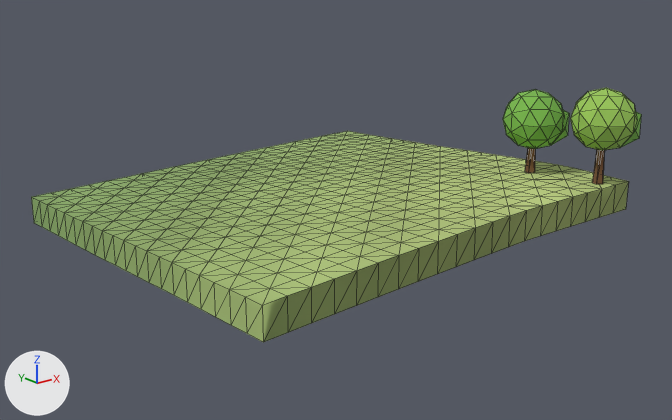
Renders of the glTF model client/public/models/chunks/-4_-4.glb from each side of a commit.
One viewpoint serves both versions: a camera (50 mm lens) standing at (-143.5, 54.8, 20.1) and looking at (-104.8, 103.2, 0.8). The lights are fixed; the arrows at lower left show +X, +Y and +Z. The first picture is the older version. Mesh edges are drawn as thin lines. Vertices at exactly the same position are counted once.

The scene before the commit, as lines of its bpy script (objects in view):
```python
me_scenery = bpy.data.meshes.new('scenery')
me_scenery.from_pydata(...)  # 132 vertices, 240 faces; spans x -95.18..-89.3, y 88.79..98.29, z 3.03..9.6
me_scenery.materials.append(mat_opaque_matte_vertex_colors)
# before: 0 (-93.0, 95.78, 6.05), 2 (-92.79, 95.93, 6.05), 4 (-92.87, 96.18, 6.05), 6 (-93.13, 96.18, 6.05), 8 (-93.21, 95.93, 6.05)
# before: 10 (-93.0, 96.0, 6.05)
# before: 66 (-92.0, 90.78, 6.61), 68 (-91.79, 90.93, 6.61), 70 (-91.87, 91.18, 6.61), 72 (-92.13, 91.18, 6.61), 74 (-92.21, 90.93, 6.61)
# before: 76 (-92.0, 91.0, 6.61)
me_terrain = bpy.data.meshes.new('terrain')
me_terrain.from_pydata(...)  # 521 vertices, 960 faces; spans x -120.0..-90.0, y 90.0..120.0, z -1.3..3.2
me_terrain.materials.append(mat_opaque_matte_vertex_colors)
ob_scenery = bpy.data.objects.new('scenery', me_scenery)
ob_scenery.location = (0.0, 0.0, 0.0)
ob_terrain = bpy.data.objects.new('terrain', me_terrain)
ob_terrain.location = (0.0, 0.0, 0.0)
```
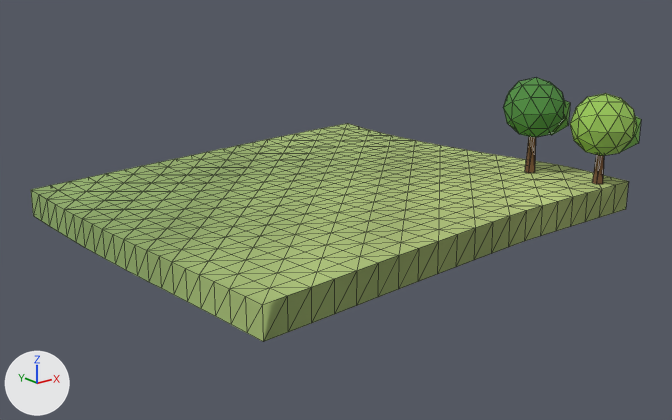
The change in detail:
me_terrain is used by ob_terrain; location (0.0, 0.0, 0.0).
me_terrain had 521 vertices, 960 faces and spanned x -120.0..-90.0, y 90.0..120.0, z -1.3..3.2.
me_terrain now has 521 vertices, 960 faces and spans x -120.0..-90.0, y 90.0..120.0, z -0.8..3.2.
me_terrain part 1: 231 of 521 vertices moved; they spanned x -120.0..-90.0, y 105.0..120.0, z -1.3..2.2 and now span x -120.0..-90.0, y 105.0..120.0, z -0.8..2.3; mean shift (0.0, 0.0, 0.3); largest move (-90.0, 120.0, 1.4) -> (-90.0, 120.0, 2.2).
me_scenery is used by ob_scenery; location (0.0, 0.0, 0.0).
me_scenery had 132 vertices, 240 faces and spanned x -95.18..-89.3, y 88.79..98.29, z 3.03..9.6.
me_scenery now has 132 vertices, 240 faces and spans x -95.18..-89.3, y 88.79..98.29, z 3.03..9.74.
me_scenery part 2: the loose piece of 42 vertices spanning x -95.18..-90.82, y 93.71..98.29, z 4.73..8.93 is moved by (0.0, 0.0, 0.81).
me_scenery part 3: the loose piece of 12 vertices spanning x -93.25..-90.35, y 93.98..97.02, z 5.07..7.71 is moved by (0.0, 0.0, 0.72).
me_scenery part 4: the loose piece of 42 vertices spanning x -94.27..-89.73, y 88.79..93.21, z 5.4..9.6 is moved by (0.0, 0.0, -0.36).
me_scenery part 5: the loose piece of 12 vertices spanning x -92.3..-89.3, y 89.03..91.97, z 5.68..8.32 is moved by (0.0, 0.0, -0.32).
Part 6, on me_scenery:
Vertices 0, 2, 4, 6, 8, 10 of me_scenery move by (0.0, 0.0, 0.65).
Part 7, on me_scenery:
Vertices 66, 68, 70, 72, 74, 76 of me_scenery move by (0.0, 0.0, -0.29).
me_scenery part 8: 193 faces centred in x -95.13..-89.72, y 88.87..98.12, z 4.96..9.36 are repainted in the vertex colours; the middle colour goes from green #7ab84d to green #68a648.

Pixel boxes (x1, y1, x2, y2) of what changed, in the pictures (672 x 420 px; the box of a moved part takes in the faces that stretch with it):
'terrain', reshaped: before (31, 131, 629, 342); after (31, 123, 629, 342)
'scenery', reshaped, recoloured (10% taller): before (503, 88, 641, 184); after (503, 78, 641, 184)
part 1 of me_terrain, moved or reshaped: before (31, 131, 452, 276); after (31, 123, 453, 276)
part 2 of me_scenery, moved or reshaped: before (503, 89, 564, 149); after (503, 78, 565, 137)
part 3 of me_scenery, moved or reshaped: before (551, 110, 569, 145); after (550, 100, 570, 135)
part 4 of me_scenery, moved or reshaped: before (570, 88, 637, 150); after (570, 93, 637, 156)
part 5 of me_scenery, moved or reshaped: before (620, 112, 641, 148); after (621, 116, 641, 152)
part 6 of me_scenery, moved or reshaped: before (525, 148, 535, 173); after (525, 137, 536, 173)
part 7 of me_scenery, moved or reshaped: before (592, 150, 605, 184); after (592, 155, 604, 184)
part 8 of me_scenery, recoloured: before (503, 88, 641, 150); after (503, 78, 641, 156)
